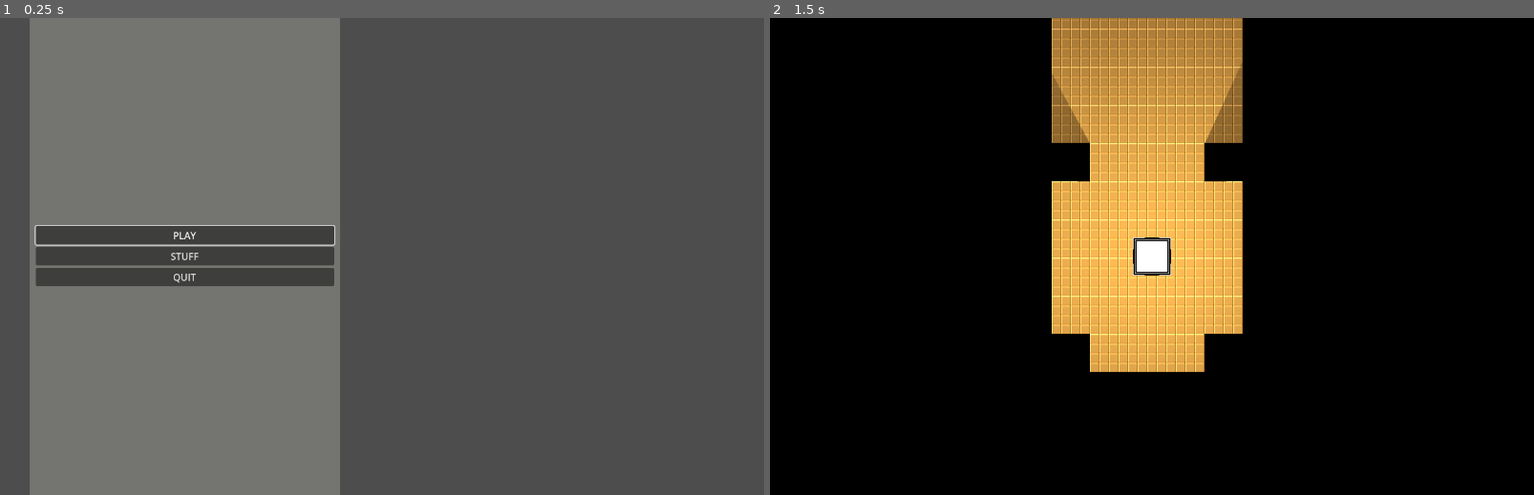
Above: before the commit, frames 1-2 (left to right).
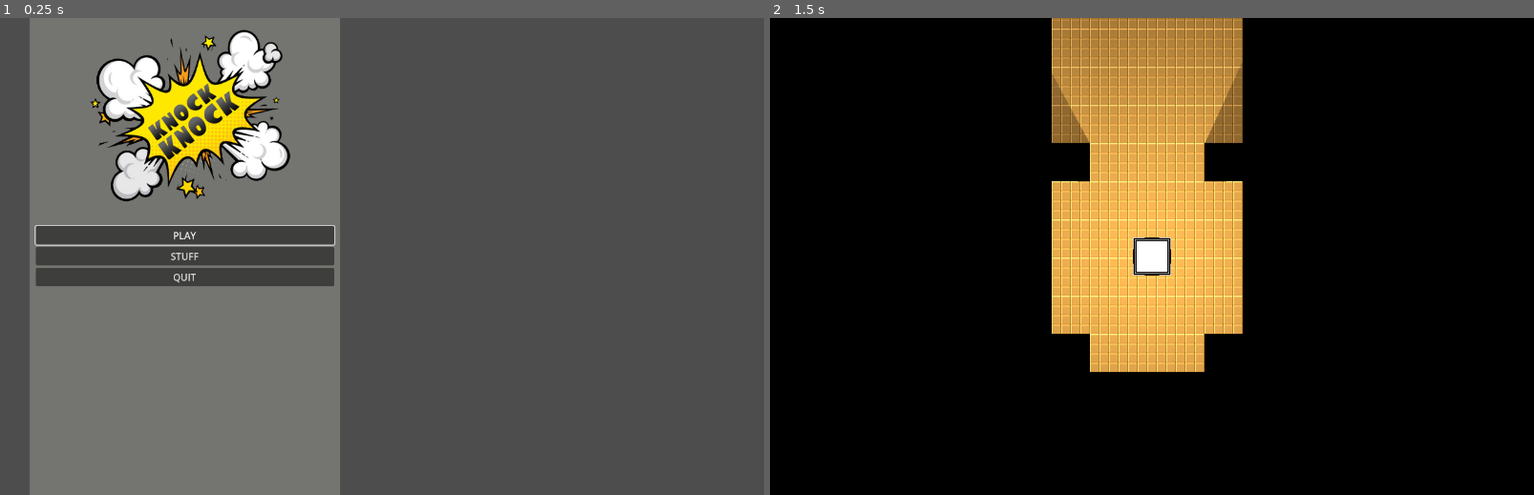
Above: after the commit, the same moments.

Repository: Graunder/ggj24
Game: Godot game, scene res://Assets/Scenes/main.tscn
The game is run twice, just before and just after one commit, with the same random seed, the same clock (stepped at 60 frames per second) and the same inputs.
Inputs:
- Up to frame 1 (0.25 s): no input
- Up to frame 2 (1.5 s): click "PLAY" at 0.5 s; tap Enter at 1.25 s

The runs differ from the first frame. In frame 1, 5.3% of the frame differs, in the area x 11-38%, y 2-39%; in frame 2, nothing differs.

Commit message:
added logo and door, placed new door in door prefab

Diff:
--- a/Assets/Scenes/door.tscn
+++ b/Assets/Scenes/door.tscn
@@ -1,7 +1,7 @@
 [gd_scene load_steps=6 format=3 uid="uid://cm8ghfnphcmgs"]
 
-[ext_resource type="Texture2D" uid="uid://bdb48h8e6evcj" path="res://Assets/Textures/Sprites/Temp_door.png" id="1_3rkjv"]
 [ext_resource type="Script" path="res://Assets/Scripts/door.gd" id="1_mfmu4"]
+[ext_resource type="Texture2D" uid="uid://chxxtd7j0qkfv" path="res://Assets/Textures/Sprites/A_Door.png" id="2_62hnk"]
 
 [sub_resource type="RectangleShape2D" id="RectangleShape2D_80see"]
 size = Vector2(320, 64)
@@ -10,13 +10,13 @@
 size = Vector2(192, 192)
 
 [sub_resource type="OccluderPolygon2D" id="OccluderPolygon2D_sbo1e"]
-polygon = PackedVector2Array(-160, -32, -160, 32, 160, 32, 160, -32)
+polygon = PackedVector2Array(160, -20, 140, -20, 140, -18, 20, -18, 20, -20, -20, -20, -20, -18, -117, -18, -117, -21, -116, -21, -116, -27, -122, -27, -122, -21, -121, -21, -121, -18, -140, -18, -140, -20, -161, -20, -161, 20, -140, 20, -140, 18, -20, 18, -20, 20, 20, 20, 20, 18, 117, 18, 117, 21, 116, 21, 116, 27, 122, 27, 122, 21, 121, 21, 121, 18, 140, 18, 140, 20, 161, 20, 161, -20)
 
 [node name="Door" type="Node2D"]
 script = ExtResource("1_mfmu4")
 
 [node name="Sprite2D" type="Sprite2D" parent="."]
-texture = ExtResource("1_3rkjv")
+texture = ExtResource("2_62hnk")
 
 [node name="StaticBody2D" type="StaticBody2D" parent="Sprite2D"]
 
--- a/Assets/Scenes/menu.tscn
+++ b/Assets/Scenes/menu.tscn
@@ -1,6 +1,7 @@
-[gd_scene load_steps=3 format=3 uid="uid://kb27rxm082xw"]
+[gd_scene load_steps=4 format=3 uid="uid://kb27rxm082xw"]
 
 [ext_resource type="Script" path="res://Assets/Scripts/Menu.gd" id="1_hulx2"]
+[ext_resource type="Texture2D" uid="uid://oyvq4uw1nca2" path="res://Assets/Textures/Sprites/logo.png" id="2_7jiaf"]
 
 [sub_resource type="StyleBoxFlat" id="StyleBoxFlat_82vas"]
 bg_color = Color(0.454902, 0.454902, 0.439216, 1)
@@ -61,6 +62,11 @@
 focus_neighbor_top = NodePath("../Options")
 text = "QUIT"
 
+[node name="Logo" type="Sprite2D" parent="MainMenu"]
+position = Vector2(275, 165)
+scale = Vector2(0.734, 0.756)
+texture = ExtResource("2_7jiaf")
+
 [node name="OptionsMenu" type="MarginContainer" parent="."]
 visible = false
 custom_minimum_size = Vector2(1000, 800)
Binary file added: Assets/Textures/Sprites/A_Door.png
Not shown, added: Assets/Textures/Sprites/A_Door.png.import
Binary file added: Assets/Textures/Sprites/logo.png
Not shown, added: Assets/Textures/Sprites/logo.png.import
